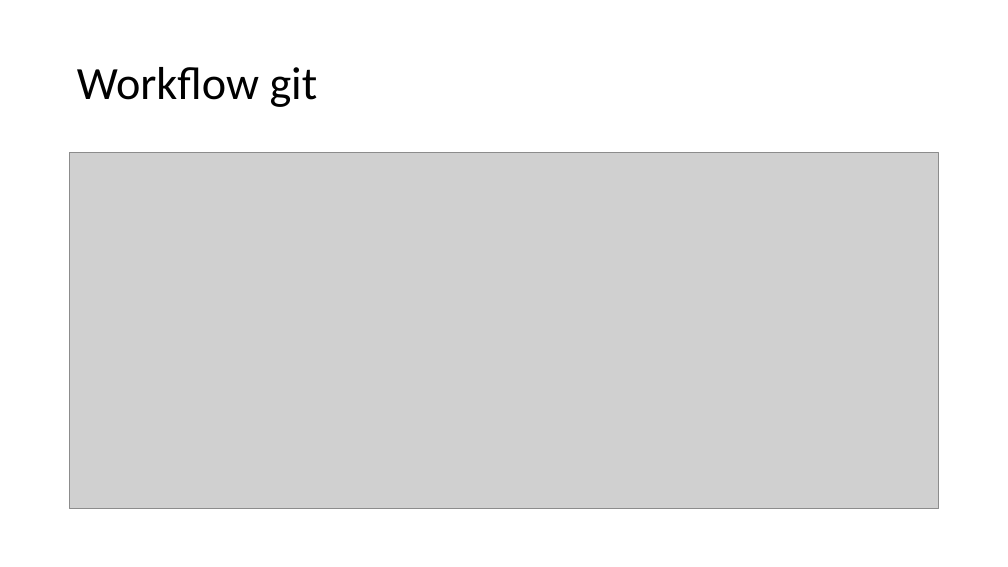
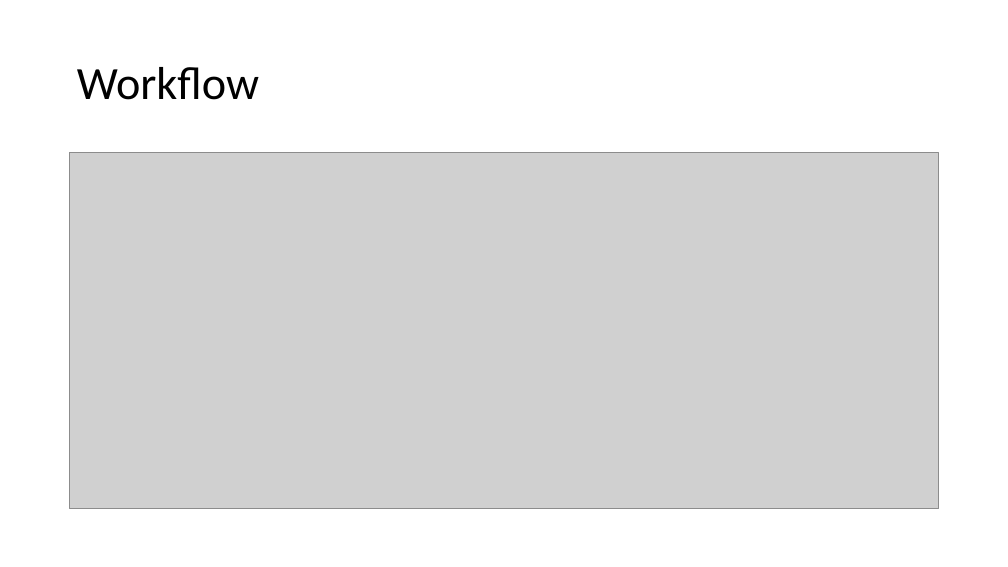
Before and after one commit to saidworks/fil_rouge, a slide deck: slide 11 of Presentation.pptx (slide 15 before the commit). Drawn at 1008x567 pixels with LibreOffice and Linux fonts; fonts in the diff are those of the drawing; grey boxes stand for pictures. Boxes give left, top, right and bottom in pixels: in the first picture for what was removed or moved away, otherwise in the second. Text is boxed around its words. In the diff, an @@ line names an element or a change of style, - is before the commit and + after.

```diff
--- a/Presentation.pptx
+++ b/Presentation.pptx
@@ title at <box>77,67,259,100</box>: text changed @@
-Workflow git
+Workflow
```
Also in this commit, not shown: 5 other slides changed, 6 slides added, 11 slides removed, 2 other files.
